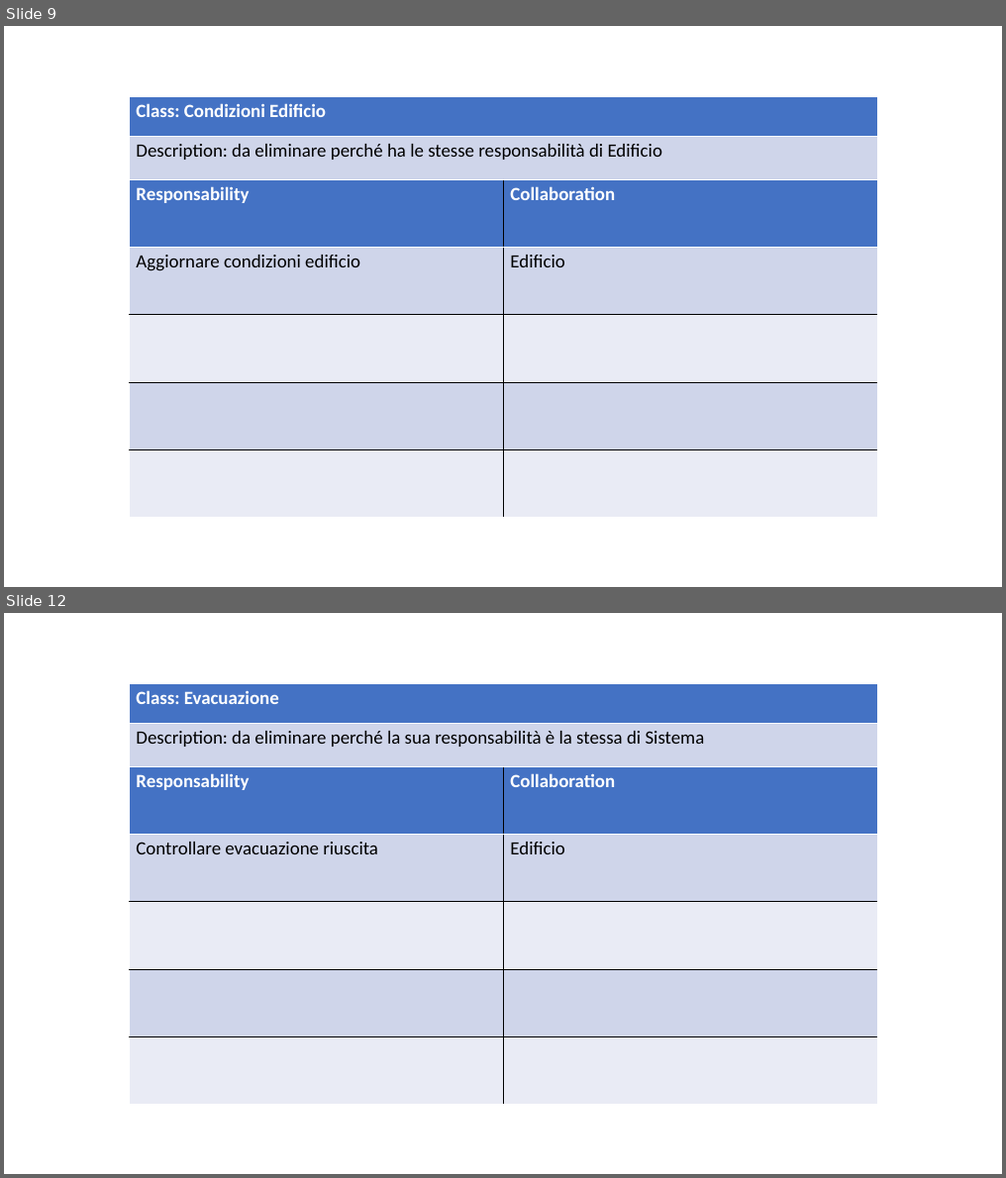
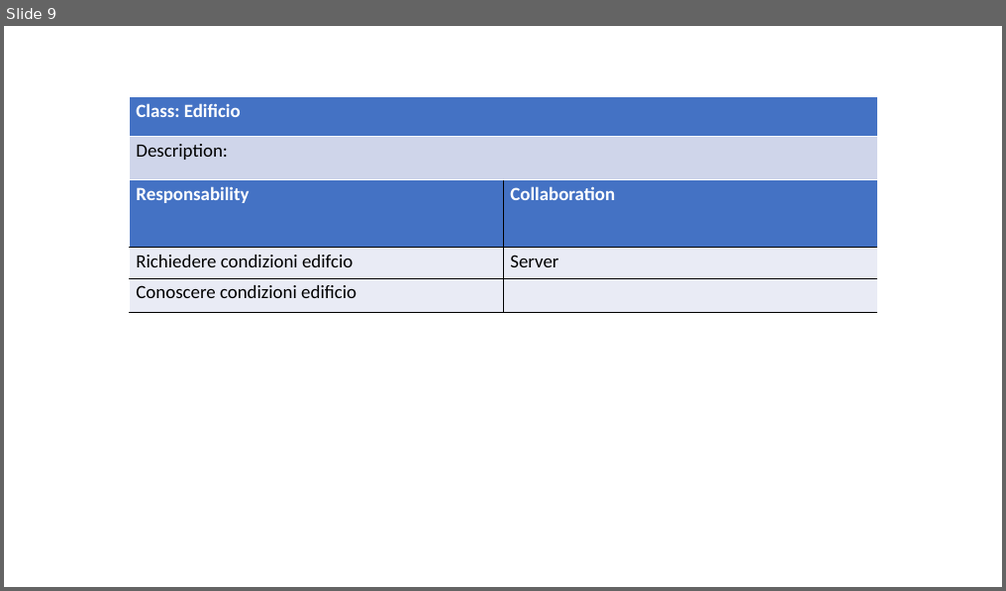
Before and after one commit to ecorradini/ProgettoIDS, a slide deck: AnalisiRequisiti/CRC/UT4/CRC_UT4.ppt. Shown one above the other, each under a label of ours: slides 9 and 12 before the commit, slide 9 after it; the slides between them are not shown. The pictures are 1006x1178 and 1006x591 pixels, drawn with LibreOffice and Linux fonts; fonts in the diff are those of the drawing. Boxes give left, top, right and bottom in pixels: in the first picture for what was removed or moved away, otherwise in the second. Text is boxed around its words. In the diff, an @@ line names an element or a change of style, - is before the commit and + after.

```diff
--- a/AnalisiRequisiti/CRC/UT4/CRC_UT4.ppt
+++ b/AnalisiRequisiti/CRC/UT4/CRC_UT4.ppt
@@ slide 12 removed at [4,613,1002,1174], background #FFFFFF @@
@@ table removed at [129,683,877,767], 2 rows, 1 columns @@
-Class: Evacuazione
-Description: da eliminare perché la sua responsabilità è la stessa di Sistema
@@ table removed at [129,766,877,1104], 5 rows, 2 columns @@
-Responsability | Collaboration
-Controllare evacuazione riuscita | Edificio
- | 
- | 
- | 
@@ slide 9 changed as well @@
@@ table at [129,96,878,180] @@
-row 1, column 1: Class: Condizioni Edificio
+row 1, column 1: Class: Edificio
-row 2, column 1: Description: da eliminare perché ha le stesse responsabilità di Edificio
+row 2, column 1: Description:
@@ borders changed @@
@@ table at [129,179,877,312] @@
-row 2: Aggiornare condizioni edificio | Edificio
-row 3:  | 
-row 4:  | 
-row 5:  | 
+row 2: Richiedere condizioni edifcio | Server
+row 3: Conoscere condizioni edificio | 
```
Also in this commit, not shown: 3 other slides changed, 6 slides added, 7 other slides removed.
